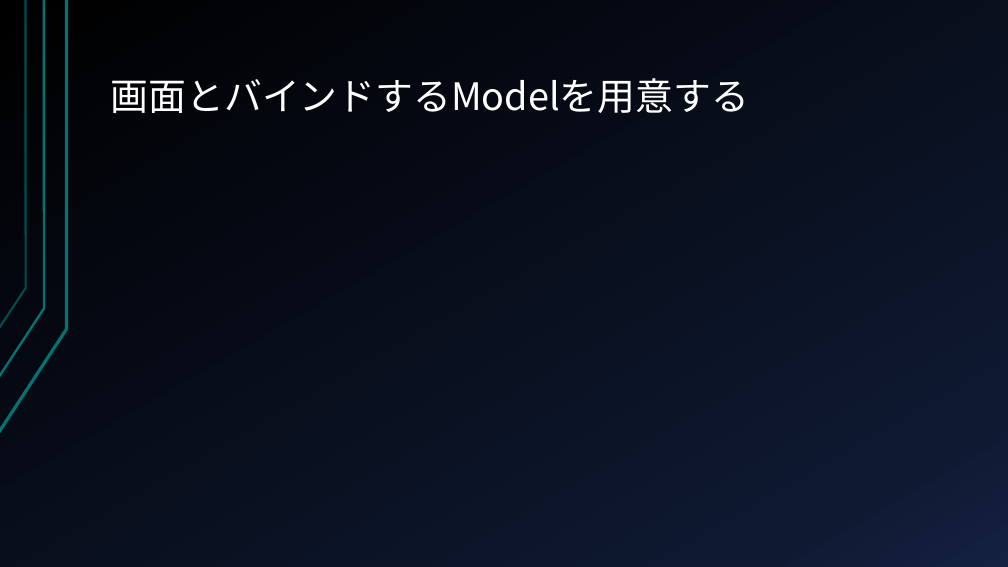
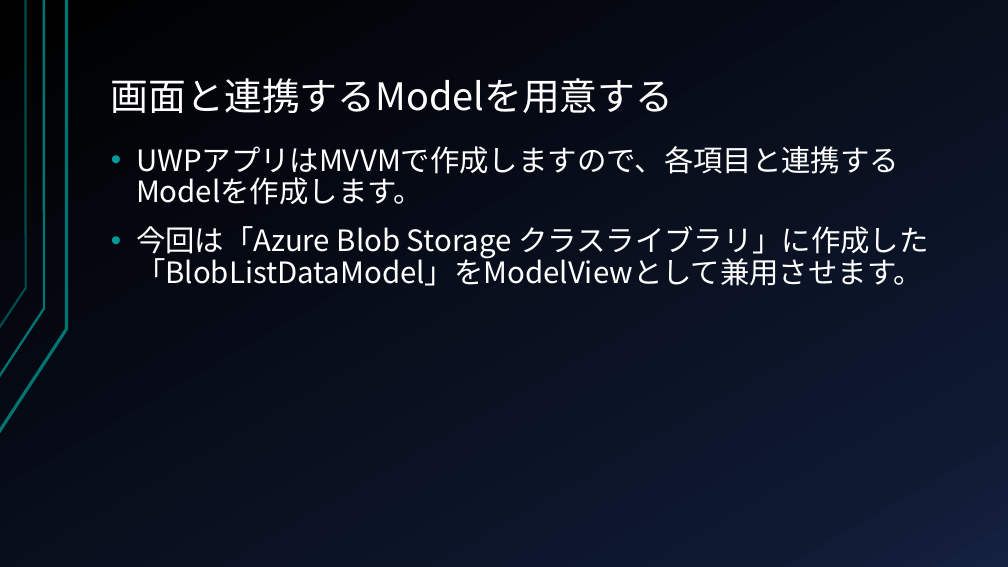
Before and after one commit to CryEarth/StorageUWPApps, a slide deck: slide 25 of チュートリアルなど.pptx (slide 23 before the commit). Drawn at 1008x567 pixels with LibreOffice and Linux fonts; fonts in the diff are those of the drawing. Boxes give left, top, right and bottom in pixels: in the first picture for what was removed or moved away, otherwise in the second. Text is boxed around its words. In the diff, an @@ line names an element or a change of style, - is before the commit and + after.

```diff
--- a/チュートリアルなど.pptx
+++ b/チュートリアルなど.pptx
@@ title at <box>111,78,673,113</box>: text changed @@
-画面とバインドするModelを用意する
+画面と連携するModelを用意する
@@ text added at <box>136,146,929,286</box>, 28 pt, text #FFFFFF @@
+• UWPアプリはMVVMで作成しますので、各項目と連携するModelを作成します。
+• 今回は「Azure Blob Storage クラスライブラリ」に作成した「BlobListDataModel」をModelViewとして兼用させます。
```
Also in this commit, not shown: 2 other slides changed, 2 slides added, 6 other files.
